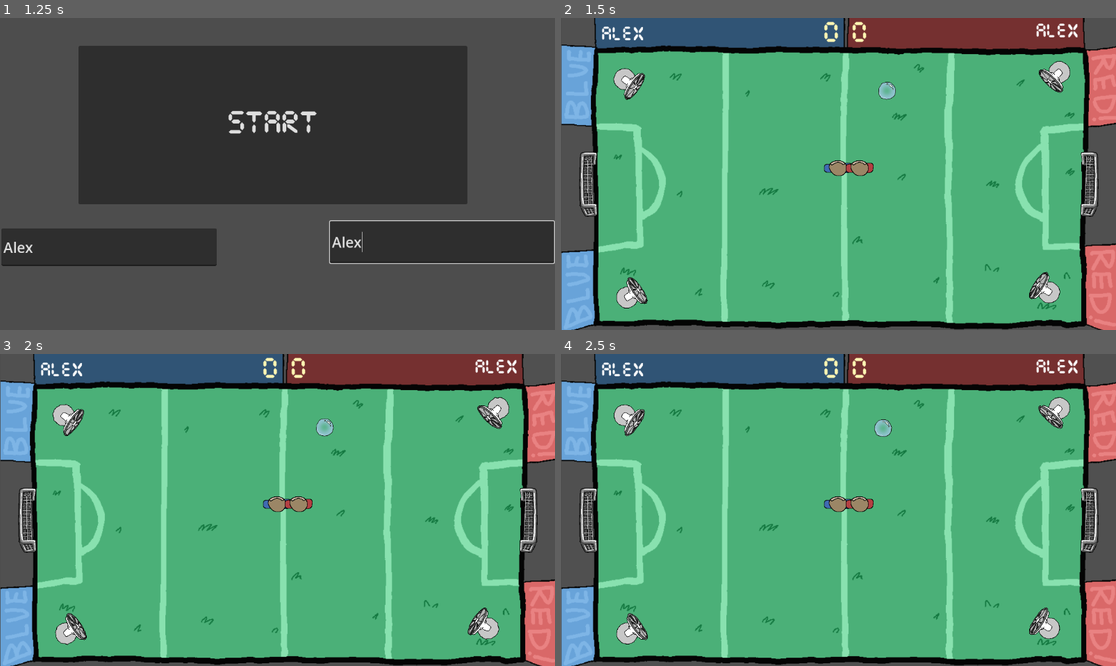
Above: before the commit, frames 1-4 (two rows, left to right).
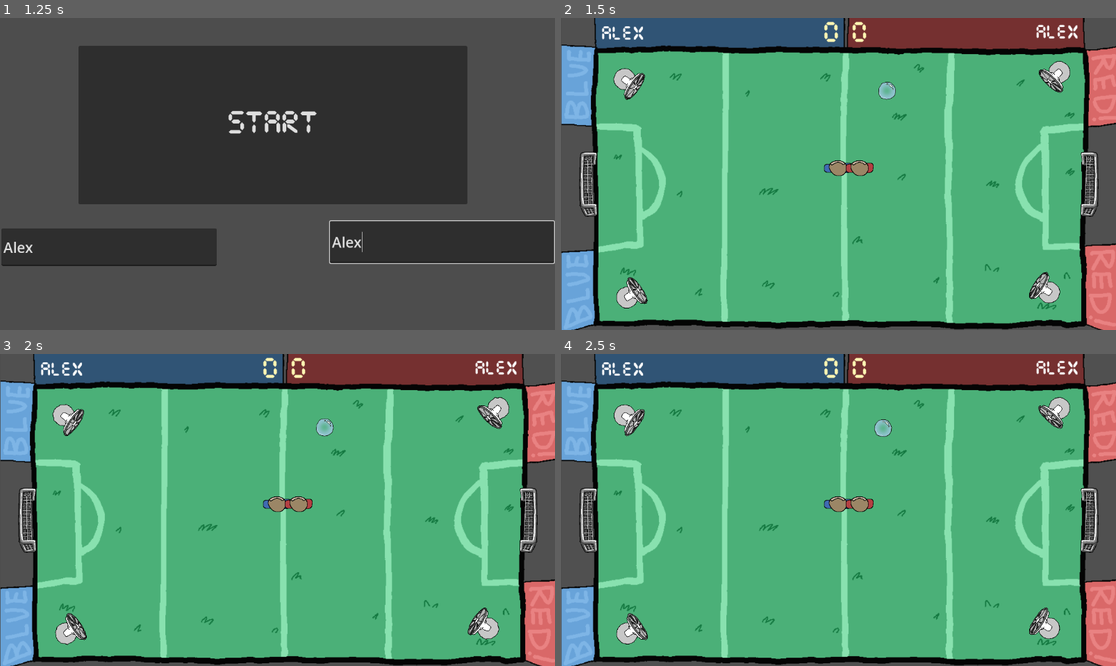
Above: after the commit, the same moments.

Repository: Calandir/ggj-2025
Game: Godot game, scene res://Scenes/menu.tscn
The game is run twice, just before and just after one commit, with the same random seed, the same clock (stepped at 60 frames per second) and the same inputs. Sound files missing from this copy of the repository are replaced by a short silence.
Inputs (mouse positions are in pixels of both pictures, inside the frame that each line leads up to):
- Up to frame 1 (1.25 s): click (111, 245) at 0.52 s; type "Alex" at 0.6 s; click (444, 242) at 0.75 s; type "Alex" at 0.83 s
- Up to frame 2 (1.5 s): click "START" at 1.25 s
- Up to frame 3 (2 s): no input
- Up to frame 4 (2.5 s): tap R (p0_spawn_bubble) at 2.1 s

Frame 1 is identical in both runs. In frame 2, 0.2% of the frame differs, in the area x 7-94%, y 1-8%; in frame 3, 0.2%; in frame 4, 0.2%.

Commit message:
adjust label positions again lol

Diff:
--- a/Scenes/example_scene.tscn
+++ b/Scenes/example_scene.tscn
@@ -35,9 +35,9 @@
 
 [node name="LabelA_Player" type="Label" parent="GoalA"]
 offset_left = 902.78
-offset_top = -386.893
+offset_top = -383.56
 offset_right = 1184.78
-offset_bottom = -331.893
+offset_bottom = -328.56
 pivot_offset = Vector2(105.334, 22.6666)
 size_flags_horizontal = 8
 theme_override_fonts/font = ExtResource("6_nxpui")
@@ -73,9 +73,9 @@
 
 [node name="LabelB_Player" type="Label" parent="GoalB"]
 offset_left = -1182.78
-offset_top = -386.893
+offset_top = -387.56
 offset_right = -900.78
-offset_bottom = -331.893
+offset_bottom = -332.56
 theme_override_fonts/font = ExtResource("6_nxpui")
 theme_override_font_sizes/font_size = 40
 vertical_alignment = 2
